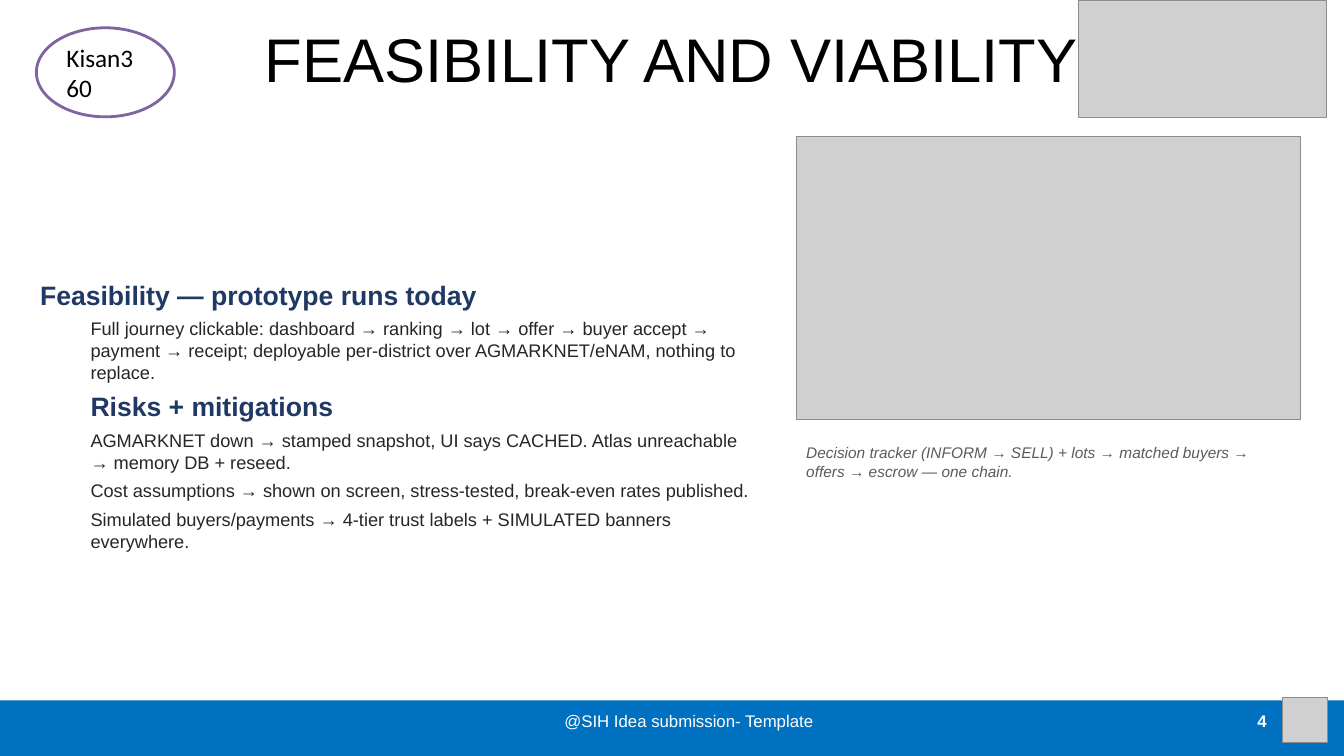
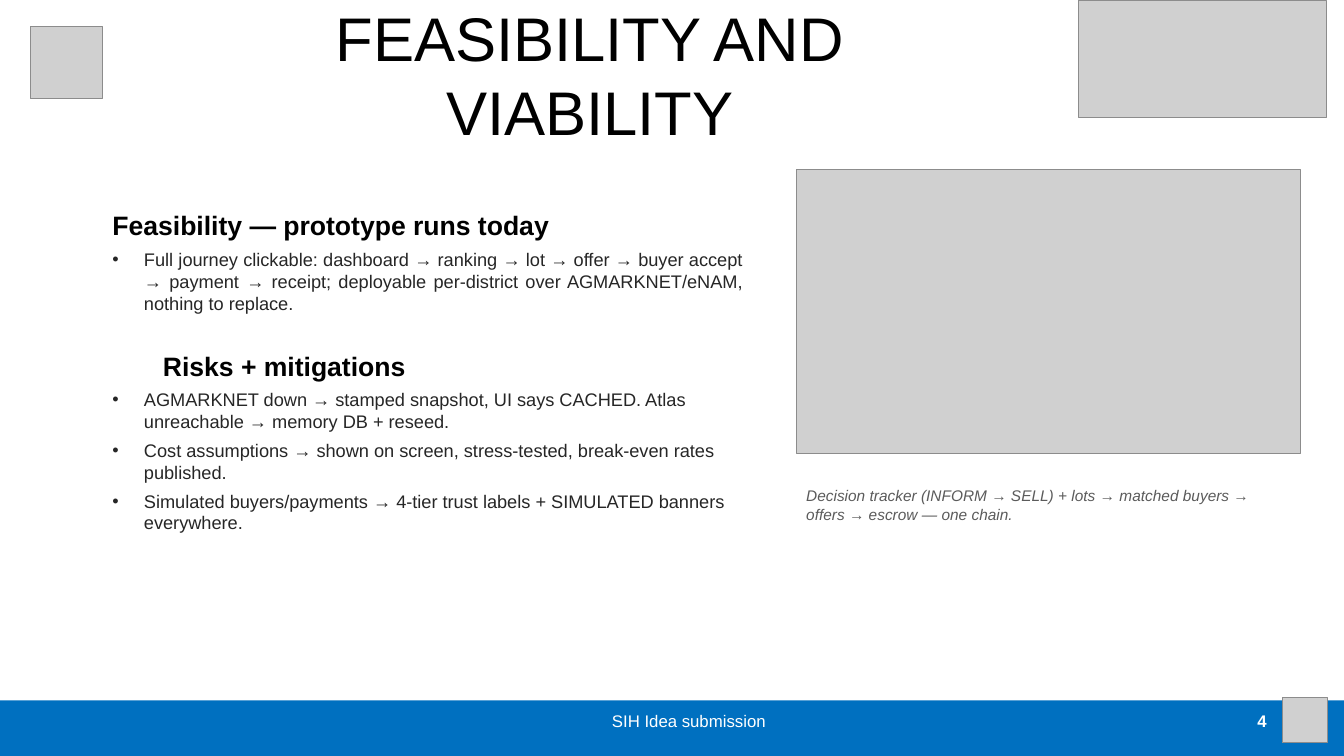
Before and after one commit to Kissan-360/Kisan360_new, a slide deck: slide 4 of Kisan360_SIH26132_Idea_PPT_v4.pptx. Drawn at 1344x756 pixels with LibreOffice and Linux fonts; fonts in the diff are those of the drawing; grey boxes stand for pictures. Boxes give left, top, right and bottom in pixels: in the first picture for what was removed or moved away, otherwise in the second. Text is boxed around its words. In the diff, an @@ line names an element or a change of style, - is before the commit and + after.

```diff
--- a/Kisan360_SIH26132_Idea_PPT_v4.pptx
+++ b/Kisan360_SIH26132_Idea_PPT_v4.pptx
@@ picture added at (x1=30, y1=26, x2=103, y2=99) @@
@@ ellipse removed at (x1=36, y1=28, x2=174, y2=117) @@
-Kisan360
@@ title "FEASIBILITY AND VIABILITY" rewrapped from (x1=265, y1=39, x2=1077, y2=83) to (x1=336, y1=18, x2=844, y2=135) @@
@@ picture moved from (x1=797, y1=136, x2=1301, y2=419) to (x1=797, y1=169, x2=1301, y2=453) @@
@@ text "Feasibility — prototype runs today" moved from (x1=40, y1=285, x2=749, y2=552) to (x1=112, y1=215, x2=743, y2=533) @@
@@ text "Feasibility — prototype runs today" at (x1=112, y1=215, x2=743, y2=533): text colour #1F3864 to #000000 in "Feasibility — prototype runs today", "Risks + mitigations"; alignment left to justified; bullet none to •; list level 2 to 1 in "Full journey clickable: dashboard → ..."; list level 2 to 1 in "AGMARKNET down → stamped snapshot, ..."; list level 2 to 1 in "Cost assumptions → shown on ..."; list level 2 to 1 in "Simulated buyers/payments → 4-tier trust ..." @@
@@ text "Decision tracker (INFORM → SELL) ..." moved from (x1=806, y1=447, x2=1229, y2=477) to (x1=806, y1=490, x2=1229, y2=520) @@
@@ text at (x1=612, y1=715, x2=766, y2=727): text changed @@
-@SIH Idea submission- Template
+SIH Idea submission
```
Also in this commit, not shown: 5 other slides changed, 11 other files.
